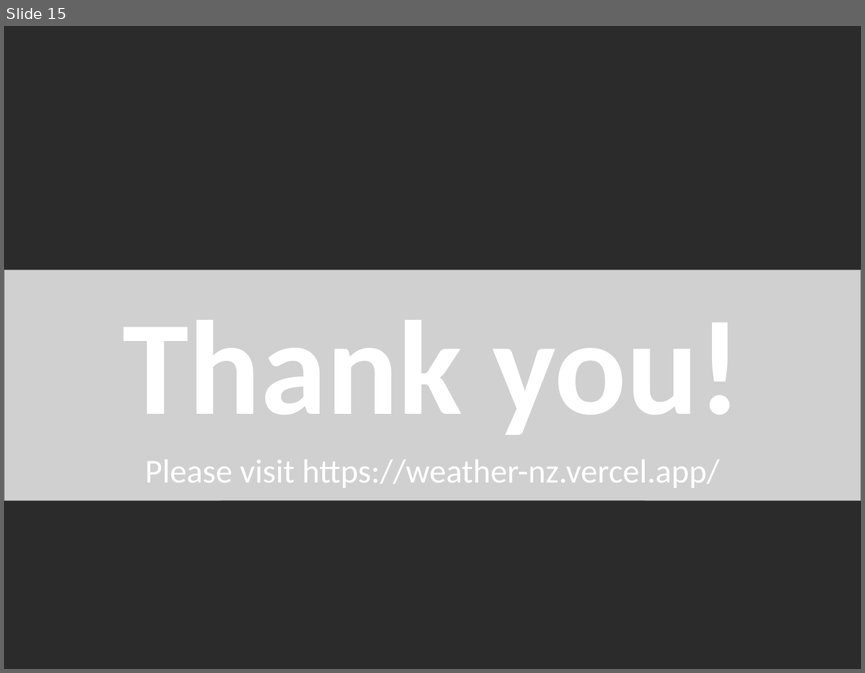
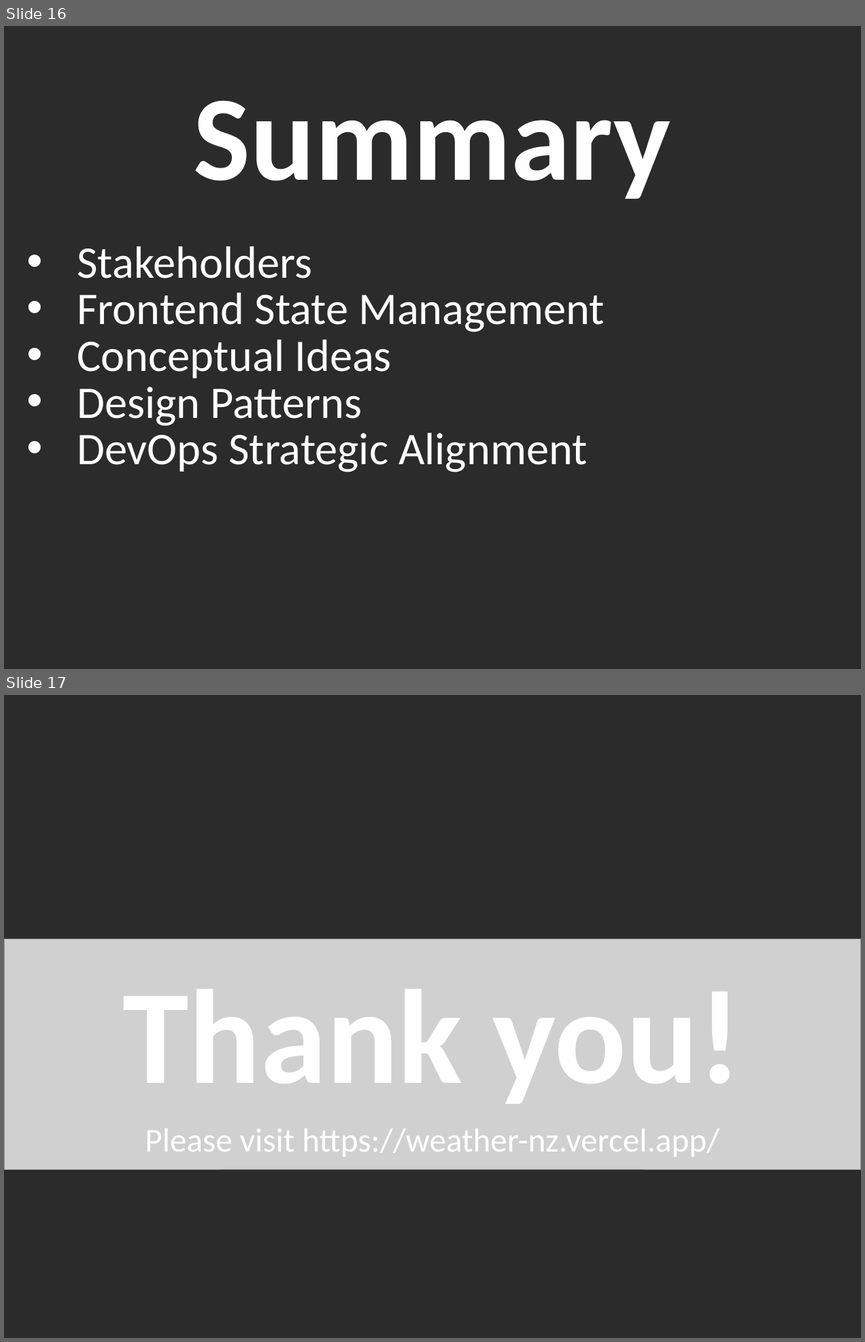
Before and after one commit to azurewood/capstone, a slide deck: document/Capstone Project.pptx. Shown one above the other, each under a label of ours: slide 15 before the commit, slides 16 and 17 after it. The pictures are 865x673 and 865x1342 pixels, drawn with LibreOffice and Linux fonts; fonts in the diff are those of the drawing; grey boxes stand for pictures; background and template pictures are left out; a plain dark background stands for a picture behind light text. Boxes give left, top, right and bottom in pixels: in the first picture for what was removed or moved away, otherwise in the second. Text is boxed around its words. In the diff, an @@ line names an element or a change of style, - is before the commit and + after.

```diff
--- a/document/Capstone Project.pptx
+++ b/document/Capstone Project.pptx
@@ slide 16 added at [4,26,861,669], background picture (left out) @@
@@ text added at [194,101,670,199], 144 pt, text #FFFFFF, bold @@
+Summary
@@ text added at [77,246,604,472], 54 pt, text #FFFFFF @@
+• Stakeholders
+• Frontend State Management
+• Conceptual Ideas
+• Design Patterns
+• DevOps Strategic Alignment
@@ what was slide 15 is now slide 17 @@
```
Also in this commit, not shown: 1 other slide added, 3 other files.
